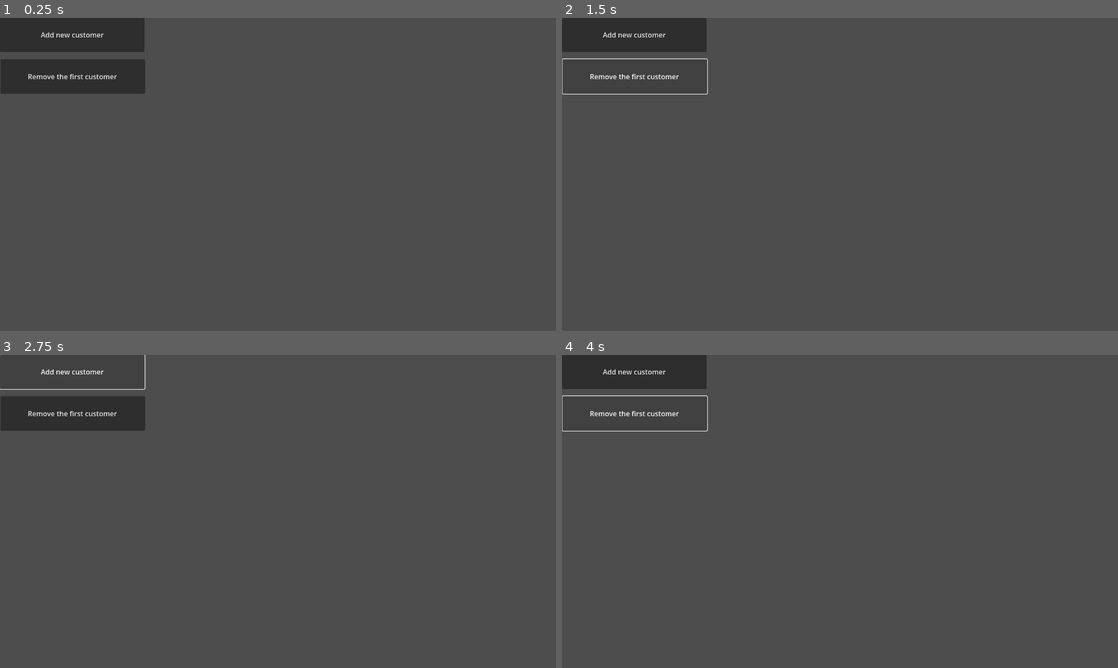
Above: before the commit, frames 1-4 (two rows, left to right).
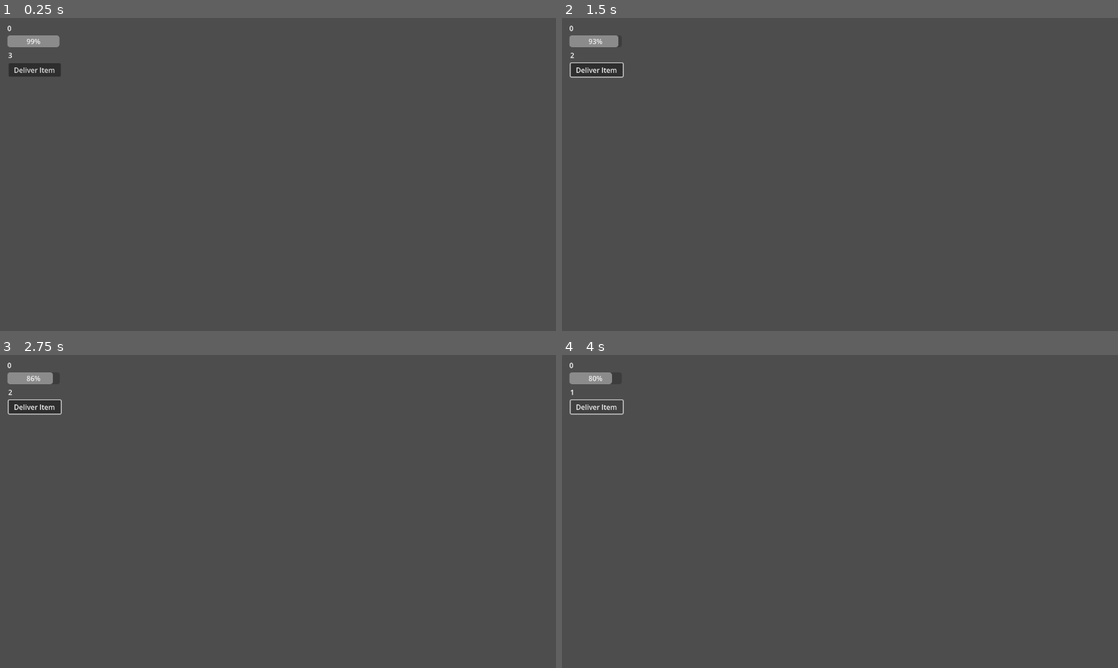
Above: after the commit, the same moments.

Repository: SpntKbrg/microwave-game
Game: Godot game, scene res://scenes/mockup/TestCustomerSystem.tscn
Same seed, same stepped clock (60 frames per second), same inputs: the game is played once before the commit and once after it. This scene is started directly instead of the project's main scene.
Inputs (mouse positions are in pixels of both pictures, inside the frame that each line leads up to):
- Up to frame 1 (0.25 s): no input
- Up to frame 2 (1.5 s): click (595, 71) at 0.5 s, where only the run after the commit has a clickable "Deliver Item"; click (634, 77) at 1.25 s, where only the run before the commit has a clickable "Remove the first customer"
- Up to frame 3 (2.75 s): click (72, 370) at 2 s, where only the run before the commit has a clickable "Add new customer"
- Up to frame 4 (4 s): click (634, 370) at 2.75 s, where only the run before the commit has a clickable "Add new customer"; click (595, 408) at 3.5 s, where only the run after the commit has a clickable "Deliver Item"

The runs differ from the first frame. In frame 1, 5.3% of the frame differs, in the area x 0-27%, y 0-25%; in frame 2, 3.2%; in frame 3, 3.0%; in frame 4, 3.2%.
Error before the commit: Invalid call. Nonexistent function '_remove_customer' in base 'Node (CustomerSystem)'. (res://scenes/mockup/test_customer_system.gd:12)

Commit message:
Update customer's attribute and create its mock view.

Diff:
--- a/scenes/customer.tscn
+++ b/scenes/customer.tscn
@@ -1,6 +1,50 @@
-[gd_scene load_steps=2 format=3 uid="uid://dvvkwslshbigy"]
+[gd_scene load_steps=3 format=3 uid="uid://dvvkwslshbigy"]
 
 [ext_resource type="Script" uid="uid://ddg7w1sr3jvmd" path="res://scripts/game/customer/customer.gd" id="1_ktfjk"]
+[ext_resource type="Script" uid="uid://b862y10ddkj6y" path="res://scripts/game/customer/customer_mock_view.gd" id="2_xss0h"]
 
 [node name="Customer" type="Node"]
 script = ExtResource("1_ktfjk")
+
+[node name="CustomerMockView" type="Control" parent="." node_paths=PackedStringArray("customer", "id_label", "remain_time_progress_bar", "item_count_label")]
+layout_mode = 3
+anchors_preset = 0
+script = ExtResource("2_xss0h")
+customer = NodePath("..")
+id_label = NodePath("IdText")
+remain_time_progress_bar = NodePath("ProgressBar")
+item_count_label = NodePath("ItemCountText")
+
+[node name="IdText" type="Label" parent="CustomerMockView"]
+layout_mode = 0
+offset_left = 17.0
+offset_top = 12.0
+offset_right = 57.0
+offset_bottom = 35.0
+text = "Test"
+
+[node name="ProgressBar" type="ProgressBar" parent="CustomerMockView"]
+layout_mode = 0
+offset_left = 17.0
+offset_top = 40.0
+offset_right = 138.0
+offset_bottom = 67.0
+max_value = 1.0
+
+[node name="ItemCountText" type="Label" parent="CustomerMockView"]
+layout_mode = 0
+offset_left = 19.0
+offset_top = 74.0
+offset_right = 59.0
+offset_bottom = 97.0
+text = "1"
+
+[node name="Button" type="Button" parent="CustomerMockView"]
+layout_mode = 0
+offset_left = 20.0
+offset_top = 104.0
+offset_right = 140.0
+offset_bottom = 133.0
+text = "Deliver Item"
+
+[connection signal="pressed" from="CustomerMockView/Button" to="." method="on_item_complete"]
--- a/scenes/customer_system.tscn
+++ b/scenes/customer_system.tscn
@@ -11,3 +11,4 @@
 
 [node name="CustomerFactory" type="Node" parent="."]
 script = ExtResource("2_500fp")
+customer_patient_time = 20.0
--- a/scenes/mockup/TestCustomerSystem.tscn
+++ b/scenes/mockup/TestCustomerSystem.tscn
@@ -7,23 +7,4 @@
 script = ExtResource("1_b61rj")
 customer_system = NodePath("CustomerSystem")
 
-[node name="AddNewCustomerButton" type="Button" parent="."]
-offset_right = 333.0
-offset_bottom = 78.0
-text = "Add new customer"
-
 [node name="CustomerSystem" parent="." instance=ExtResource("2_nmv8c")]
-
-[node name="Label" type="Label" parent="."]
-offset_right = 40.0
-offset_bottom = 23.0
-
-[node name="RemoveCustomerButton" type="Button" parent="."]
-offset_left = 1.0
-offset_top = 95.0
-offset_right = 334.0
-offset_bottom = 174.0
-text = "Remove the first customer"
-
-[connection signal="pressed" from="AddNewCustomerButton" to="." method="_on_add_customer_button_pressed"]
-[connection signal="pressed" from="RemoveCustomerButton" to="." method="_on_remove_first_customer_button_pressed"]
--- a/scripts/game/customer/customer.gd
+++ b/scripts/game/customer/customer.gd
@@ -5,16 +5,36 @@
 var customer_id: int = -1
 var max_patient_time: float = 10
 var current_patient_time: float = max_patient_time
+var remain_item_count: int = 1
 
-signal customer_patient_time_out(id: int)
+signal customer_id_update_signal(id: int)
+signal customer_remain_item_count_update_signal(item_count: int)
+signal customer_patient_time_out_signal(id: int)
+signal customer_complete_signal(id: int)
 
-func setup_customer(id: int, patient_time: float):
+func setup_customer(id: int, patient_time: float, item_count: int):
 	customer_id = id
+
 	if patient_time > 0:
 		max_patient_time = patient_time
 		current_patient_time = max_patient_time
 
+	if item_count > 0:
+		remain_item_count = item_count
+
+	customer_id_update_signal.emit(customer_id)
+	customer_remain_item_count_update_signal.emit(remain_item_count)
 	#print("Setup customer with id: ", customer_id, " patient time: ", max_patient_time)
+
+func get_current_patient_time_ratio() -> float:
+	return current_patient_time / max_patient_time
+
+func on_item_complete() -> void:
+	remain_item_count -= 1
+	customer_remain_item_count_update_signal.emit(remain_item_count)
+
+	if remain_item_count <= 0:
+		customer_complete_signal.emit(customer_id)
 
 # Called when the node enters the scene tree for the first time.
 func _ready() -> void:
@@ -26,4 +46,4 @@
 	current_patient_time = current_patient_time - delta
 
 	if current_patient_time <= 0:
-		customer_patient_time_out.emit(customer_id)
+		customer_patient_time_out_signal.emit(customer_id)
--- a/scripts/game/customer/customer_factory.gd
+++ b/scripts/game/customer/customer_factory.gd
@@ -2,8 +2,8 @@
 
 extends Node
 
-@export
-var customer_patient_time: float = 10
+@export var customer_patient_time: float = 10
+@export var customer_item_count: int = 3
 
 var customer_scene = preload("res://scenes/customer.tscn")
 var next_id: int = 0
@@ -13,7 +13,7 @@
 	var new_customer_instance = customer_scene.instantiate()
 	add_child(new_customer_instance)
 
-	new_customer_instance.setup_customer(next_id, customer_patient_time)
+	new_customer_instance.setup_customer(next_id, customer_patient_time, customer_item_count)
 	next_id += 1
 
 	return new_customer_instance
--- /dev/null
+++ b/scripts/game/customer/customer_mock_view.gd
@@ -0,0 +1,23 @@
+extends Control
+
+@export var customer: Customer
+@export var id_label: Label
+@export var remain_time_progress_bar: ProgressBar
+@export var item_count_label: Label
+
+func _ready() -> void:
+	customer.customer_id_update_signal.connect(on_update_id)
+	customer.customer_remain_item_count_update_signal.connect(on_update_remain_item_count)
+
+func on_update_id(id: int) -> void:
+	id_label.text = str(id)
+	position.x = id * 150
+
+func on_update_remain_item_count(item_count: int) -> void:
+	item_count_label.text = str(item_count)
+
+func update_remain_time(time_ratio: float) -> void:
+	remain_time_progress_bar.value = time_ratio
+
+func _process(delta: float) -> void:
+	update_remain_time(clampf(customer.get_current_patient_time_ratio(), 0, 1))
--- a/scripts/game/customer/customer_system.gd
+++ b/scripts/game/customer/customer_system.gd
@@ -41,7 +41,8 @@
 
 	var new_customer = customer_factory.generate_customer()
 	customer_list.append(new_customer)
-	new_customer.customer_patient_time_out.connect(on_customer_patient_time_out)
+	new_customer.customer_patient_time_out_signal.connect(on_customer_patient_time_out)
+	new_customer.customer_complete_signal.connect(on_customer_complete)
 	time_until_next_customer = _get_new_time_until_next_customer()
 
 	print("Adding a new customer")
Not shown, added: scripts/game/customer/customer_mock_view.gd.uid
